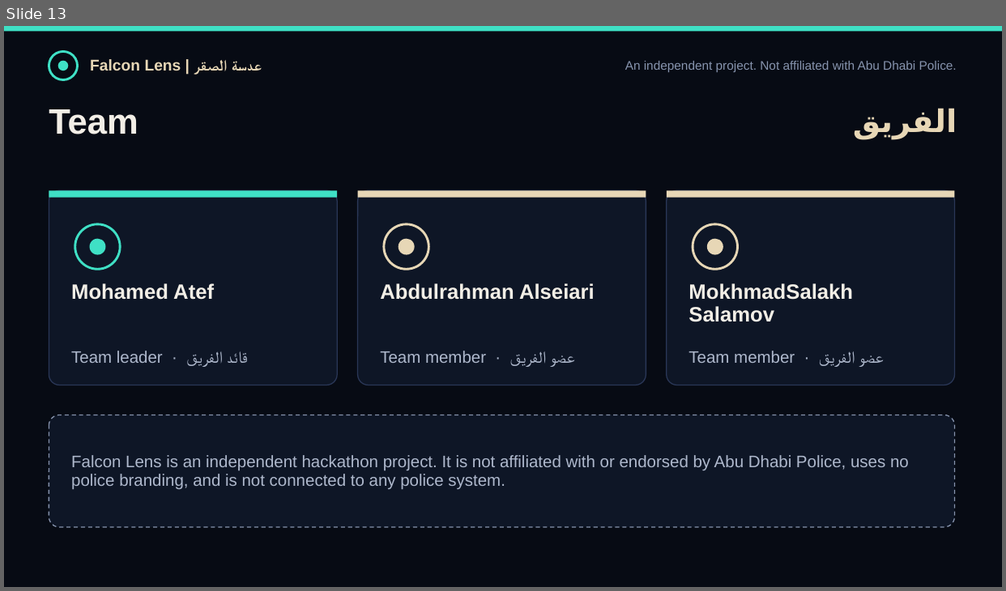
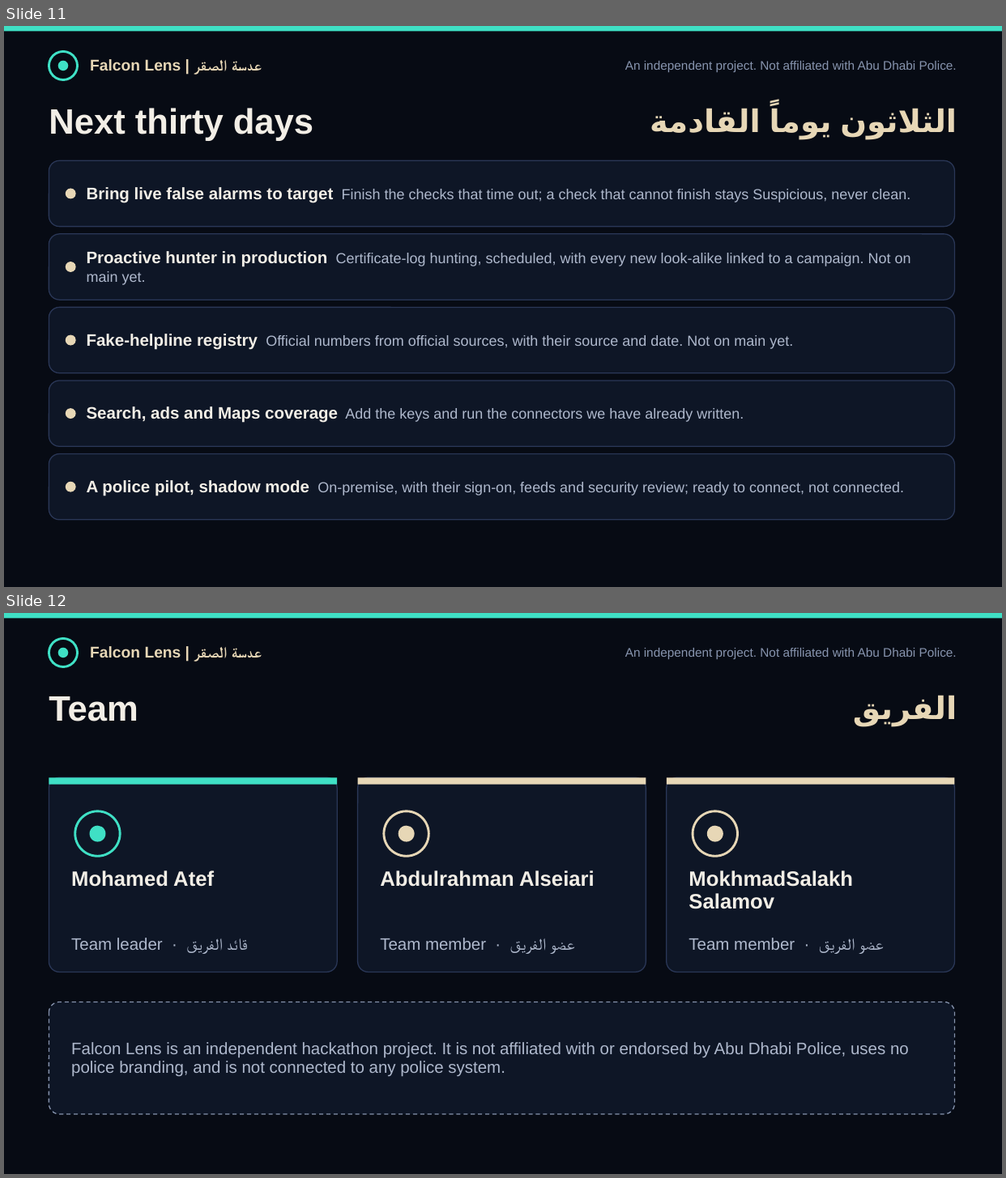
Before and after one commit to Muhammadatef/falcon-lens, a slide deck: submission/FalconLens_ScamShield.pptx. Shown one above the other, each under a label of ours: slide 13 before the commit, slides 11 and 12 after it. The pictures are 1006x591 and 1006x1178 pixels, drawn with LibreOffice and Linux fonts; fonts in the diff are those of the drawing. Boxes give left, top, right and bottom in pixels: in the first picture for what was removed or moved away, otherwise in the second. Text is boxed around its words. In the diff, an @@ line names an element or a change of style, - is before the commit and + after.

```diff
--- a/submission/FalconLens_ScamShield.pptx
+++ b/submission/FalconLens_ScamShield.pptx
@@ slide 11 added at (4,26,1002,587), background #070B14 @@
@@ rectangle added at (4,26,1002,31), fill #3FE0C5 @@
@@ ellipse added at (49,51,78,80), outline #3FE0C5 2.25 pt @@
@@ ellipse added at (58,61,68,71), fill #3FE0C5 @@
@@ text added at (90,59,262,71), 15 pt, text #E7D7B6, bold @@
+Falcon Lens | عدسة الصقر
@@ text added at (625,61,957,72), 12 pt, text #8794AE @@
+An independent project. Not affiliated with Abu Dhabi Police.
@@ text added at (49,108,313,141), 34 pt, text #F2EEE6, bold @@
+Next thirty days
@@ text added at (840,108,957,139), 30 pt, text #E7D7B6, bold @@
+الثلاثون يوماً القادمة
@@ rounded rectangle added at (49,160,955,227), fill #0E1626, outline #2A3757 1 pt @@
@@ ellipse added at (66,189,76,199), fill #E7D7B6 @@
@@ text added at (87,187,910,203), 14 pt, text #AEB8CC @@
+Bring live false alarms to target Finish the checks that time out; a check that cannot finish stays Suspicious, never clean.
@@ rounded rectangle added at (49,234,955,300), fill #0E1626, outline #2A3757 1 pt @@
@@ ellipse added at (66,262,76,272), fill #E7D7B6 @@
@@ text added at (87,251,911,285), 14 pt, text #AEB8CC @@
+Proactive hunter in production Certificate-log hunting, scheduled, with every new look-alike linked to a campaign. Not on main yet.
@@ rounded rectangle added at (49,308,955,373), fill #0E1626, outline #2A3757 1 pt @@
@@ ellipse added at (66,335,76,346), fill #E7D7B6 @@
@@ text added at (87,334,793,350), 14 pt, text #AEB8CC @@
+Fake-helpline registry Official numbers from official sources, with their source and date. Not on main yet.
@@ rounded rectangle added at (49,381,955,446), fill #0E1626, outline #2A3757 1 pt @@
@@ ellipse added at (66,408,76,419), fill #E7D7B6 @@
@@ text added at (87,407,744,423), 14 pt, text #AEB8CC @@
+Search, ads and Maps coverage Add the keys and run the connectors we have already written.
@@ rounded rectangle added at (49,454,955,520), fill #0E1626, outline #2A3757 1 pt @@
@@ ellipse added at (66,482,76,493), fill #E7D7B6 @@
@@ text added at (87,480,904,497), 14 pt, text #AEB8CC @@
+A police pilot, shadow mode On-premise, with their sign-on, feeds and security review; ready to connect, not connected.
@@ what was slide 13 is now slide 12 @@
```
Also in this commit, not shown: 1 slide changed, 10 other slides added, 12 slides removed, 16 other files.
